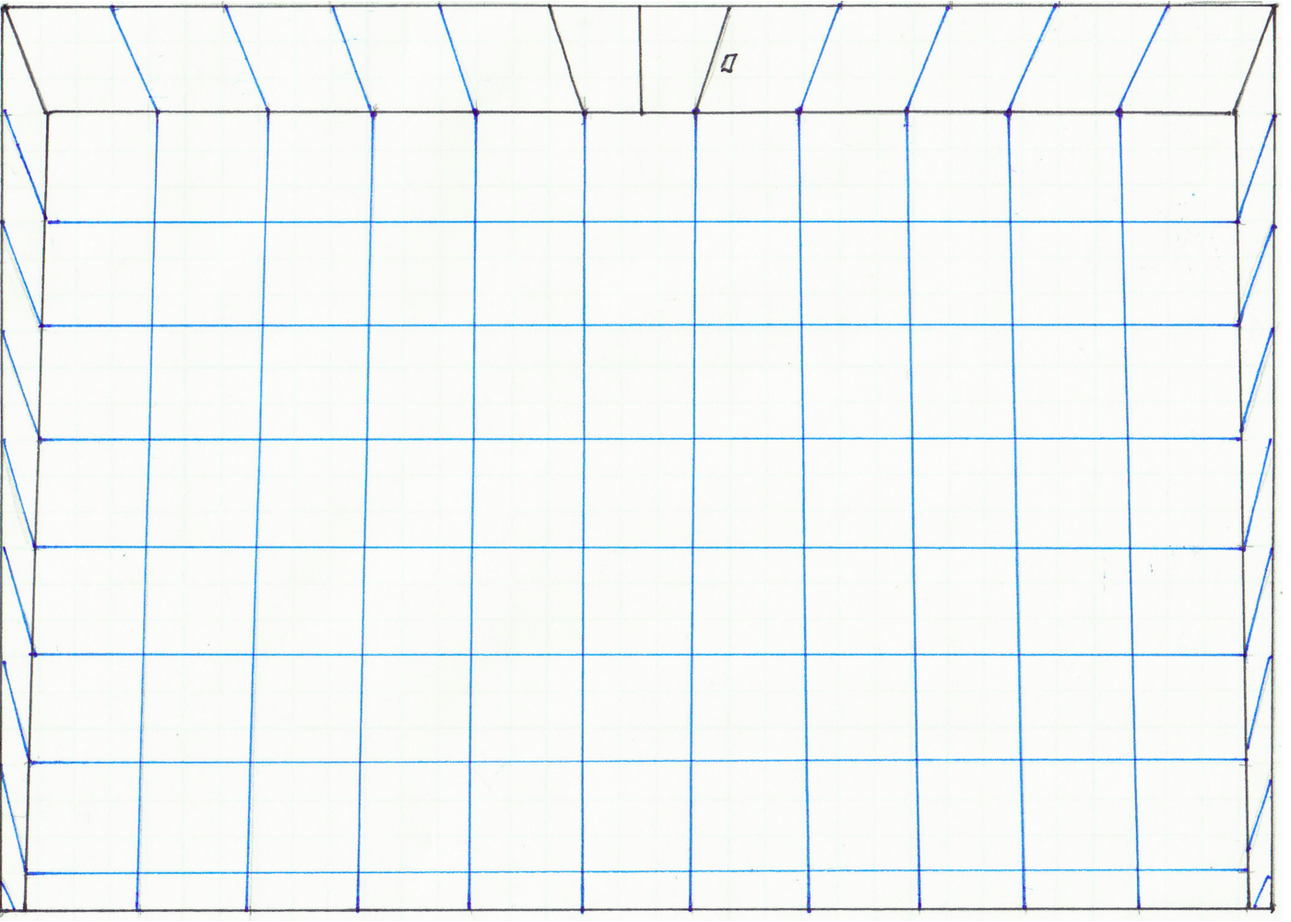
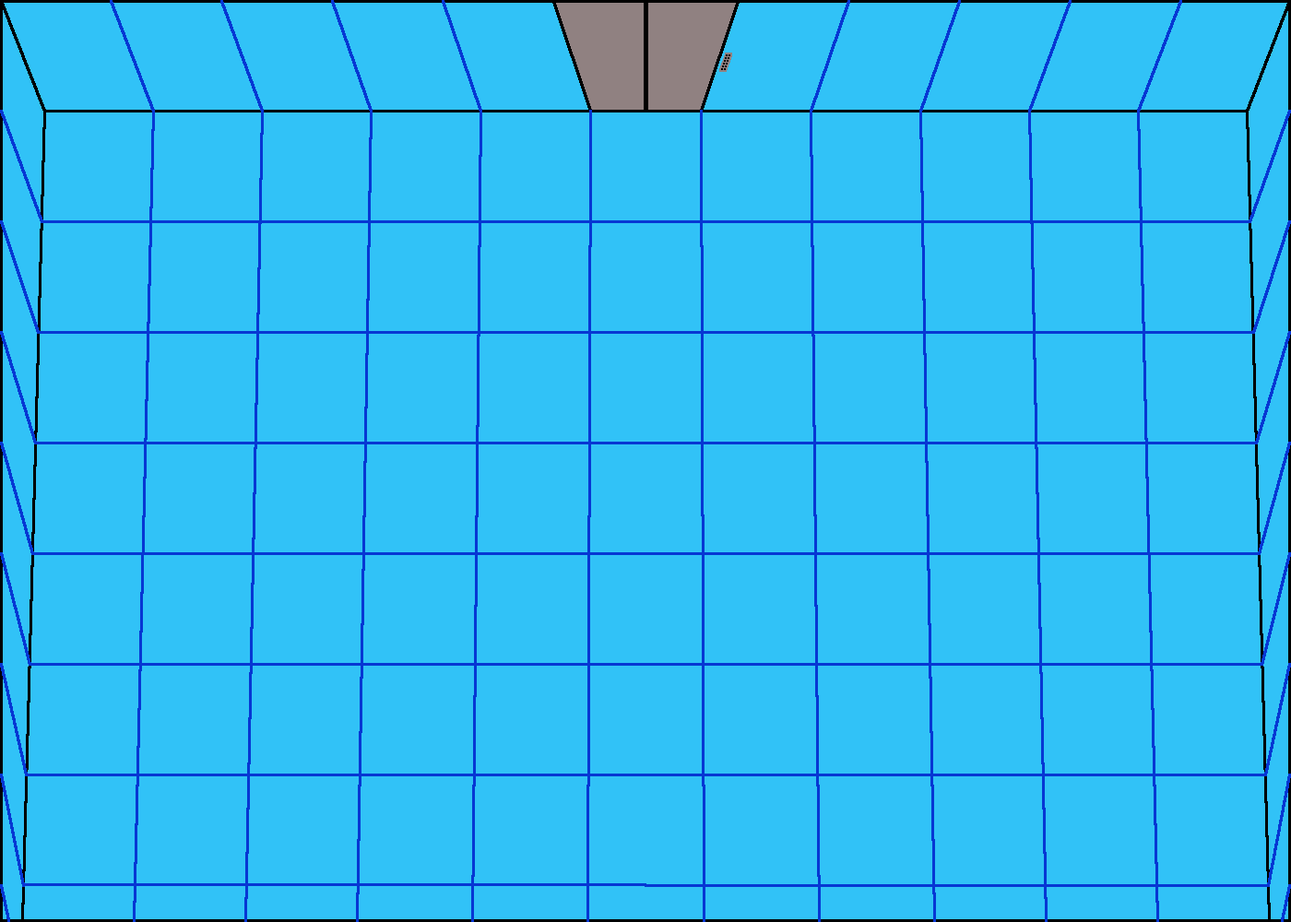
Comparing the layer stacks of the two 1291px x 922px images. Changes:
painted on "pixel art" over [0,0,1291,922]
